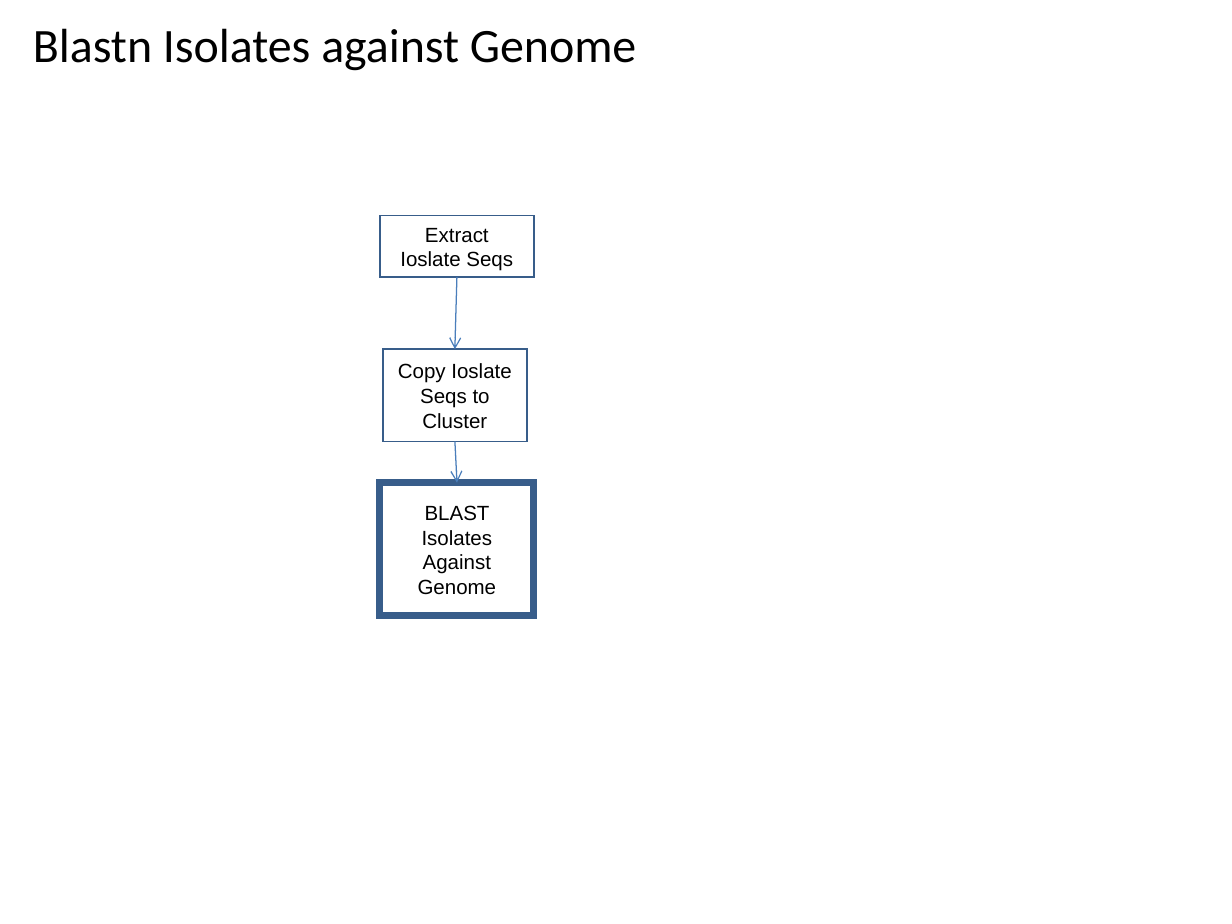
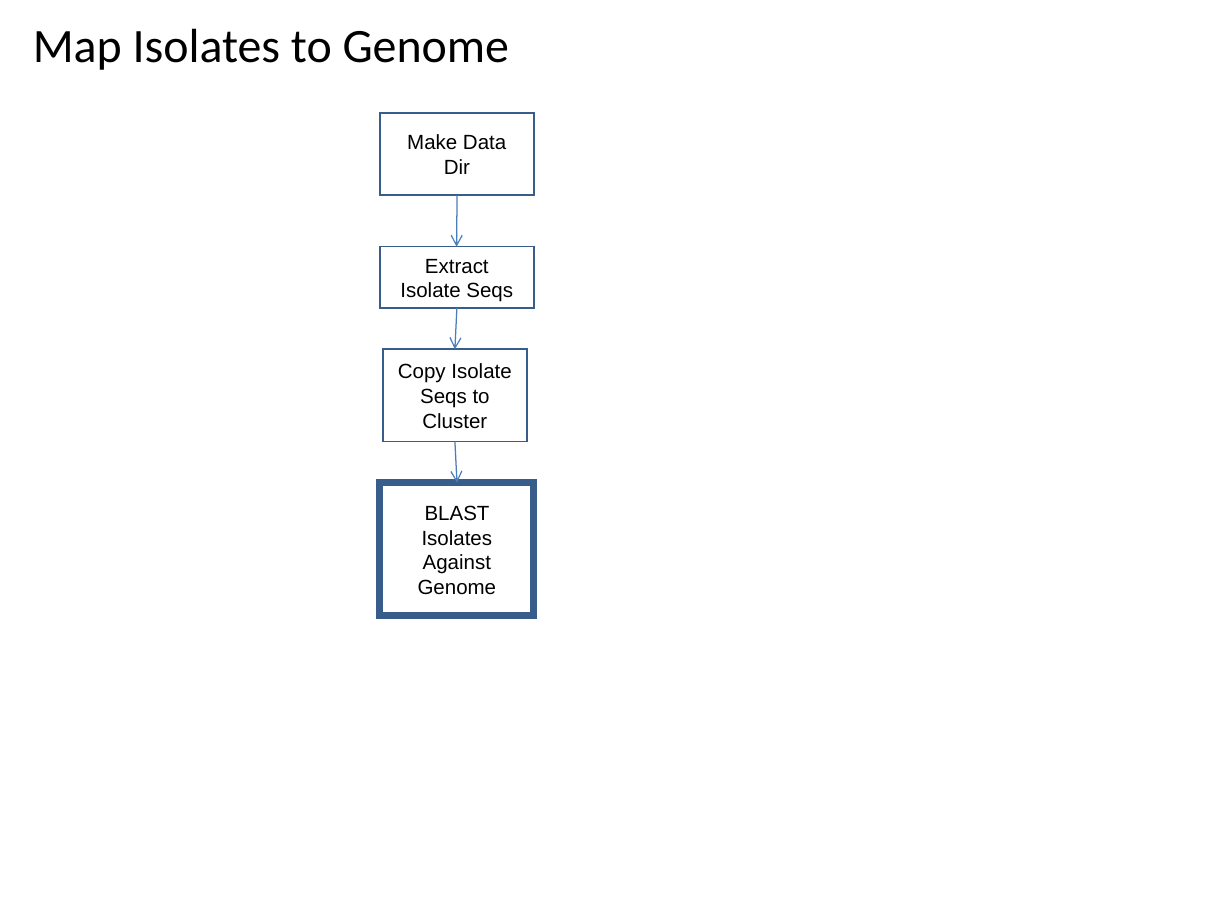
Before and after one commit to VEuPathDB/ApiCommonWorkflow, a slide deck: slide 30 of Main/doc/IntegratedWorkflow.ppt. Drawn at 1232x924 pixels with LibreOffice and Linux fonts; fonts in the diff are those of the drawing. Boxes give left, top, right and bottom in pixels: in the first picture for what was removed or moved away, otherwise in the second. Text is boxed around its words. In the diff, an @@ line names an element or a change of style, - is before the commit and + after.

```diff
--- a/Main/doc/IntegratedWorkflow.ppt
+++ b/Main/doc/IntegratedWorkflow.ppt
@@ title at [33, 28, 509, 70]: text changed @@
-Blastn Isolates against Genome
+Map Isolates to Genome
@@ rectangle added at [379, 113, 533, 196], fill #FFFFFF, outline #385D8A 0.99 pt, 12 pt, text #000000 @@
+Make Data Dir
@@ arrow added from (457, 196) to (457, 246), #4A7EBB 0.74 pt @@
@@ rectangle "Extract Isolate Seqs": place and size @@
-rectangle "Extract Isolate Seqs" at [379, 216, 533, 277]
+rectangle "Extract Isolate Seqs" at [379, 246, 533, 308]
@@ text in rectangle at [400, 259, 513, 302]: text changed @@
-Extract Ioslate Seqs
+Extract Isolate Seqs
@@ arrow moved from (457, 277) - (455, 349) to (457, 308) - (455, 349) @@
@@ text in rectangle at [398, 363, 511, 429]: text changed @@
-Copy Ioslate Seqs to Cluster
+Copy Isolate Seqs to Cluster
```
Also in this commit, not shown: 10 other slides changed.
